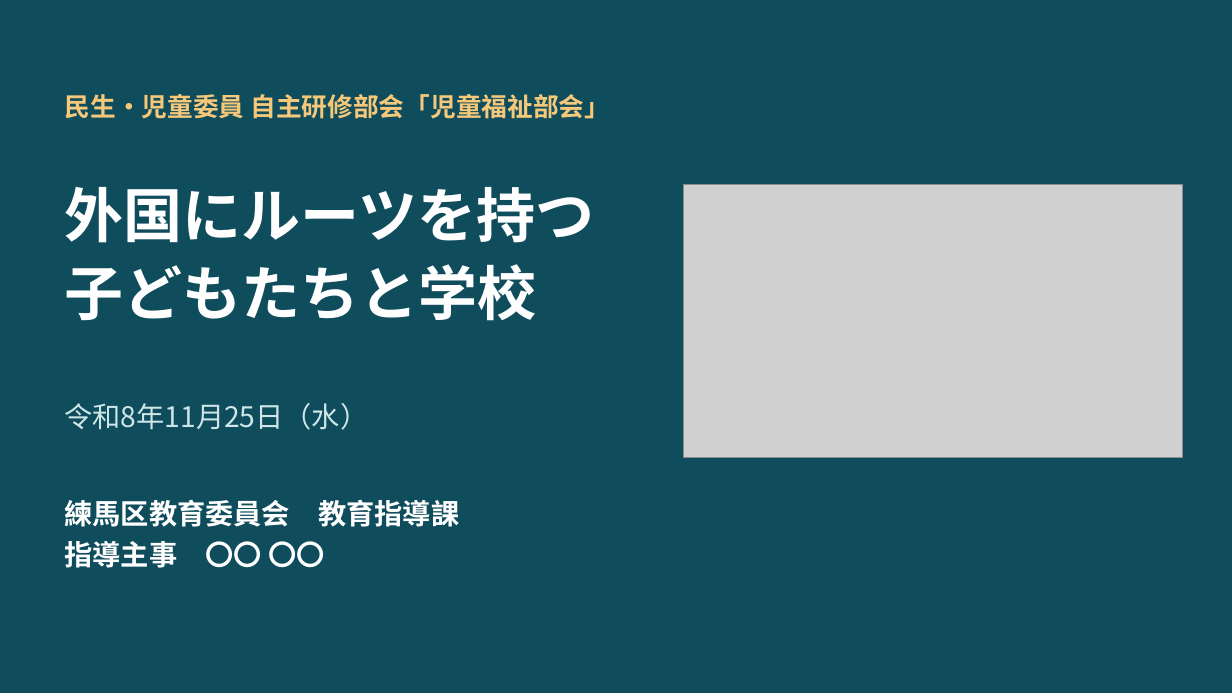
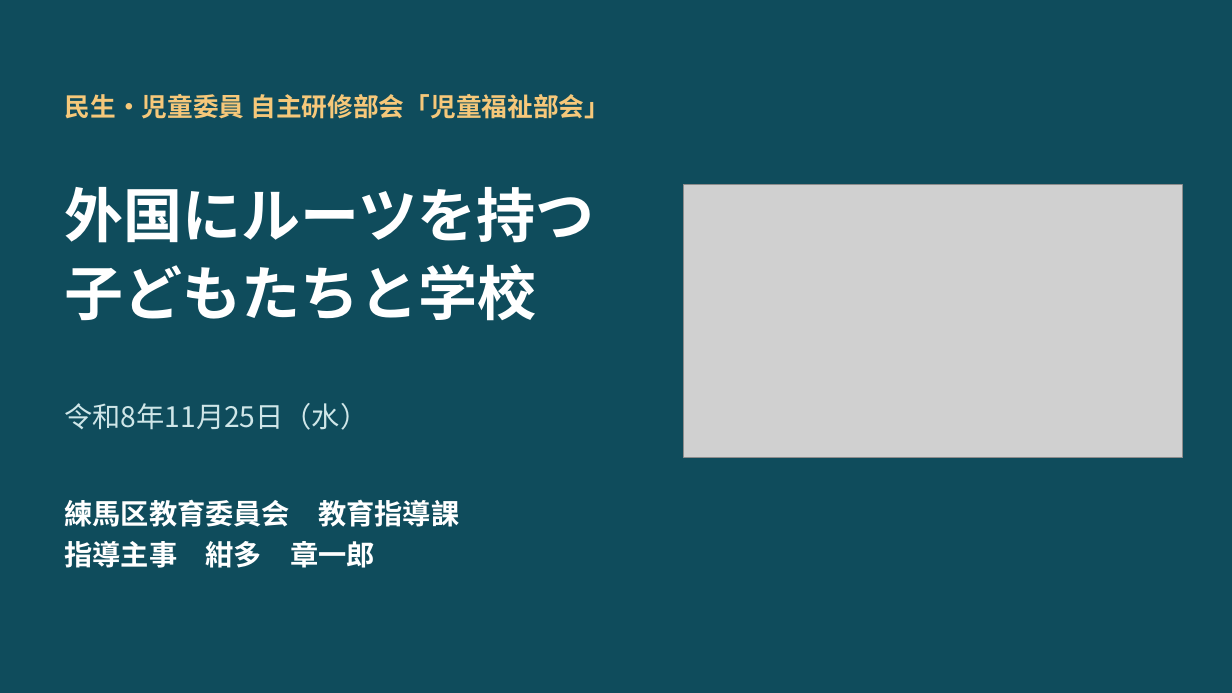
Before and after one commit to contynet730-star/con30, a slide deck: slide 1 of 民生児童委員研修/外国にルーツを持つ子どもたちと学校_R081125.pptx. Drawn at 1232x693 pixels with LibreOffice and Linux fonts; fonts in the diff are those of the drawing; grey boxes stand for pictures. Boxes give left, top, right and bottom in pixels: in the first picture for what was removed or moved away, otherwise in the second. Text is boxed around its words. In the diff, an @@ line names an element or a change of style, - is before the commit and + after.

```diff
--- a/民生児童委員研修/外国にルーツを持つ子どもたちと学校_R081125.pptx
+++ b/民生児童委員研修/外国にルーツを持つ子どもたちと学校_R081125.pptx
@@ text at (65,541,375,568): text changed @@
-指導主事 〇〇 〇〇
+指導主事 紺多 章一郎
```
Also in this commit, not shown: 2 other files.
